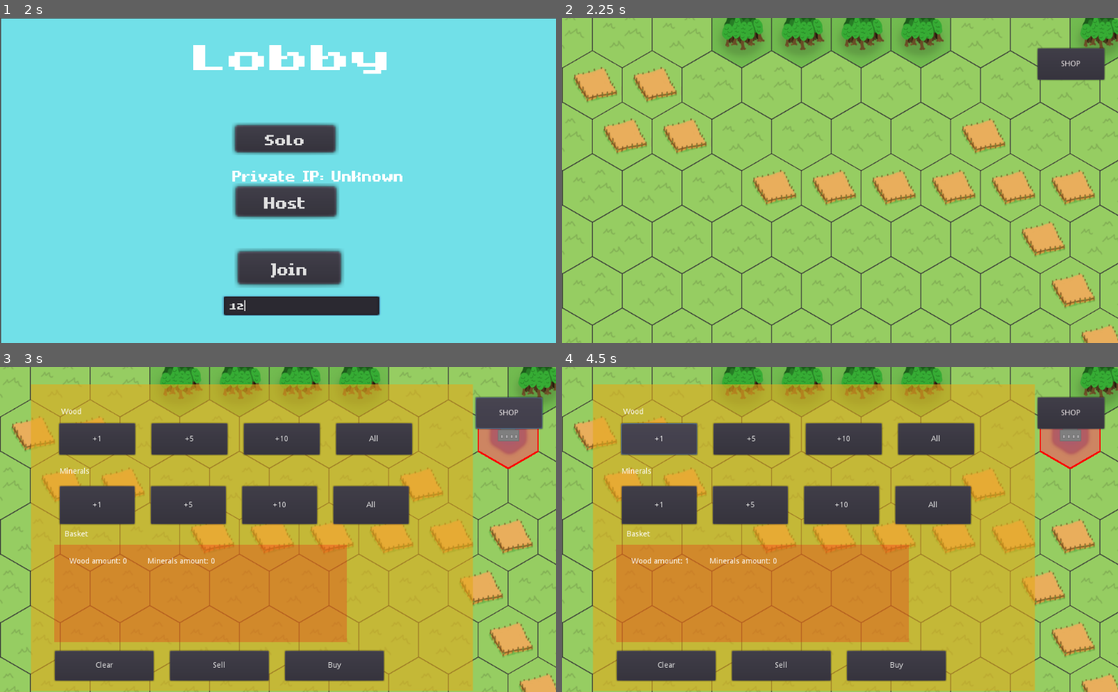
Above: before the commit, frames 1-4 (two rows, left to right).
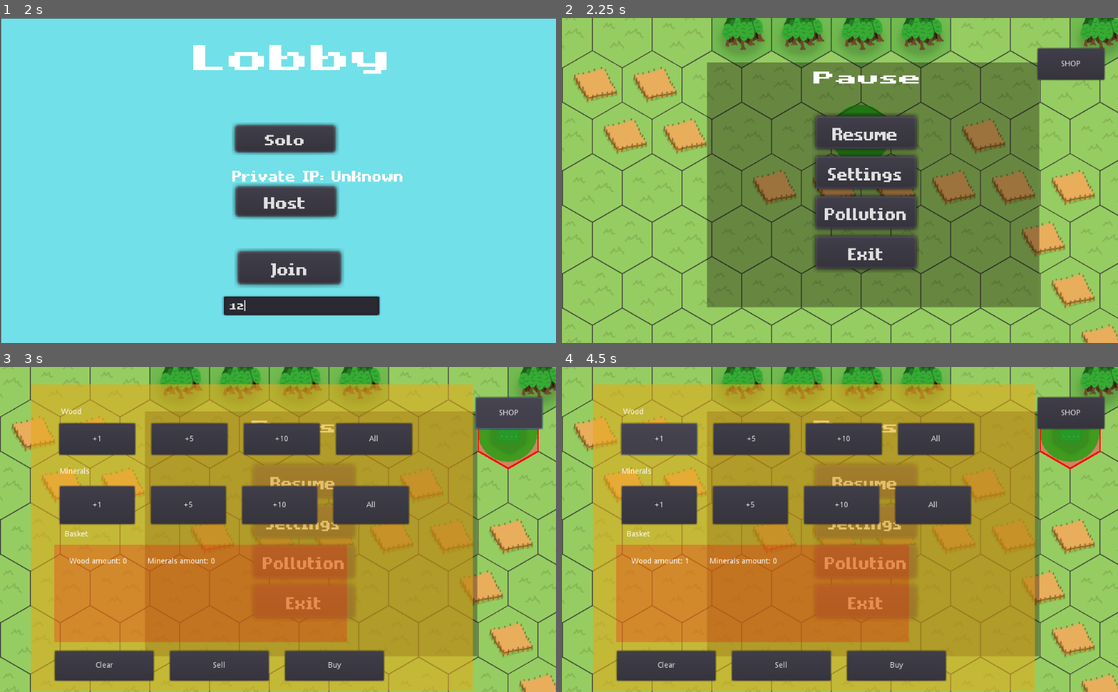
Above: after the commit, the same moments.

Repository: MichaelRRyan/green-industries
Game: Godot game, scene res://scenes/main_menu.tscn
The game is run twice, just before and just after one commit, with the same random seed, the same clock (stepped at 60 frames per second) and the same inputs.
Inputs (mouse positions are in pixels of both pictures, inside the frame that each line leads up to):
- Up to frame 1 (2 s): click "Play" at 0.5 s; click (300, 304) at 1.27 s; type "12" at 1.35 s
- Up to frame 2 (2.25 s): click "Solo" at 2 s
- Up to frame 3 (3 s): click "SHOP" at 2.75 s
- Up to frame 4 (4.5 s): click (867, 480) at 3.5 s, where only the run after the commit has a clickable "Resume"; click "+1" at 4.25 s

Frame 1 is identical in both runs. In frame 2, 45% of the frame differs, in the area x 26-86%, y 13-90%; in frame 3, 28%; in frame 4, 28%.

Commit message:
Completed Feature pylons Jira[QZ-64]
* Completed task placement display Jira[QZ-65]

* Placing pylons on available tiles

* Displaying circle to show whether or not you can place a building at a certain position or not

* Change colour of circle based on when the factory stops producing power

* Working on getting power from other pylons

* Completed task Jira[QZ-66]

* Working on linking pylons correctly

* Refactored code to have linked pylons working

* Messing around with the code

* Refactoring code for all power and powered buildings

* Removing unnesscary code

* Working on another way to do power. again

* Completed tasks

* Working on tests

* Completed task Jira[QZ-66]

Diff:
--- a/project.godot
+++ b/project.godot
@@ -182,6 +182,11 @@
 "events": [ Object(InputEventKey,"resource_local_to_scene":false,"resource_name":"","device":0,"alt":false,"shift":false,"control":false,"meta":false,"command":false,"pressed":false,"scancode":66,"physical_scancode":0,"unicode":0,"echo":false,"script":null)
  ]
 }
+select_5={
+"deadzone": 0.5,
+"events": [ Object(InputEventKey,"resource_local_to_scene":false,"resource_name":"","device":0,"alt":false,"shift":false,"control":false,"meta":false,"command":false,"pressed":false,"scancode":53,"physical_scancode":0,"unicode":0,"echo":false,"script":null)
+ ]
+}
 
 [input_devices]
 
@@ -190,6 +195,8 @@
 [layer_names]
 
 2d_physics/layer_2="power"
+2d_physics/layer_3="pylon"
+2d_physics/layer_4="power_source"
 
 [physics]
 
--- /dev/null
+++ b/scenes/buildings/power_building.tscn
@@ -0,0 +1,18 @@
+[gd_scene load_steps=3 format=2]
+
+[ext_resource path="res://scripts/buildings/power_building.gd" type="Script" id=1]
+
+[sub_resource type="CircleShape2D" id=1]
+radius = 330.0
+
+[node name="PowerBuilding" type="Area2D"]
+collision_layer = 2
+collision_mask = 2
+script = ExtResource( 1 )
+tile_radius = 3.0
+
+[node name="CollisionShape2D" type="CollisionShape2D" parent="."]
+shape = SubResource( 1 )
+
+[connection signal="area_entered" from="." to="." method="_on_PowerBuilding_area_entered"]
+[connection signal="area_exited" from="." to="." method="_on_PowerBuilding_area_exited"]
--- /dev/null
+++ b/scenes/buildings/power_plant.tscn
@@ -0,0 +1,32 @@
+[gd_scene load_steps=4 format=2]
+
+[ext_resource path="res://scenes/buildings/power_building.tscn" type="PackedScene" id=1]
+[ext_resource path="res://scripts/coal_power_plant.gd" type="Script" id=2]
+[ext_resource path="res://assets/images/powerPlant.png" type="Texture" id=3]
+
+[node name="PowerPlant" instance=ExtResource( 1 )]
+collision_layer = 2
+collision_mask = 2
+script = ExtResource( 2 )
+
+[node name="Sprite" type="Sprite" parent="." index="1"]
+texture = ExtResource( 3 )
+
+[node name="Label" type="Label" parent="." index="2"]
+margin_left = 39.0
+margin_top = 17.0
+margin_right = 73.0
+margin_bottom = 31.0
+custom_colors/font_color = Color( 0, 0, 0, 1 )
+text = "1"
+__meta__ = {
+"_edit_use_anchors_": false
+}
+
+[node name="Timer" type="Timer" parent="." index="3"]
+autostart = true
+
+[connection signal="input_event" from="." to="." method="_on_PowerPlant_input_event"]
+[connection signal="mouse_entered" from="." to="." method="_on_PowerPlant_mouse_entered"]
+[connection signal="mouse_exited" from="." to="." method="_on_PowerPlant_mouse_exited"]
+[connection signal="timeout" from="Timer" to="." method="_on_Timer_timeout"]
--- /dev/null
+++ b/scenes/buildings/pylon.tscn
@@ -0,0 +1,15 @@
+[gd_scene load_steps=4 format=2]
+
+[ext_resource path="res://scenes/buildings/power_building.tscn" type="PackedScene" id=1]
+[ext_resource path="res://scripts/pylon.gd" type="Script" id=2]
+[ext_resource path="res://assets/images/pylon.png" type="Texture" id=3]
+
+[node name="Pylon" instance=ExtResource( 1 )]
+script = ExtResource( 2 )
+tile_radius = 2.0
+
+[node name="Sprite" type="Sprite" parent="." index="1"]
+texture = ExtResource( 3 )
+
+[connection signal="mouse_entered" from="." to="." method="_on_Pylon_mouse_entered"]
+[connection signal="mouse_exited" from="." to="." method="_on_Pylon_mouse_exited"]
--- a/scenes/coal_power_plant.tscn
+++ /dev/null
@@ -1,42 +0,0 @@
-[gd_scene load_steps=5 format=2]
-
-[ext_resource path="res://scripts/coal_power_plant.gd" type="Script" id=1]
-[ext_resource path="res://assets/images/powerPlant.png" type="Texture" id=2]
-
-[sub_resource type="CircleShape2D" id=1]
-radius = 54.4518
-
-[sub_resource type="CircleShape2D" id=2]
-radius = 54.4518
-
-[node name="CoalPowerPlant" type="Area2D"]
-collision_mask = 2
-script = ExtResource( 1 )
-
-[node name="Sprite" type="Sprite" parent="."]
-texture = ExtResource( 2 )
-
-[node name="CollisionShape2D" type="CollisionShape2D" parent="."]
-shape = SubResource( 1 )
-
-[node name="Label" type="Label" parent="."]
-margin_left = 39.0
-margin_top = 17.0
-margin_right = 73.0
-margin_bottom = 31.0
-custom_colors/font_color = Color( 0, 0, 0, 1 )
-text = "1"
-__meta__ = {
-"_edit_use_anchors_": false
-}
-
-[node name="PowerRadius" type="CollisionShape2D" parent="."]
-shape = SubResource( 2 )
-
-[connection signal="area_shape_entered" from="." to="." method="_on_CoalPowerPlant_area_shape_entered"]
-[connection signal="area_shape_exited" from="." to="." method="_on_CoalPowerPlant_area_shape_exited"]
-[connection signal="body_entered" from="." to="." method="_on_CoalPowerPlant_body_entered"]
-[connection signal="body_exited" from="." to="." method="_on_CoalPowerPlant_body_exited"]
-[connection signal="input_event" from="." to="." method="_on_CoalPowerPlant_input_event"]
-[connection signal="mouse_entered" from="." to="." method="_on_CoalPowerPlant_mouse_entered"]
-[connection signal="mouse_exited" from="." to="." method="_on_CoalPowerPlant_mouse_exited"]
--- a/scenes/factory_pattern.tscn
+++ b/scenes/factory_pattern.tscn
@@ -2,11 +2,11 @@
 
 [ext_resource path="res://scripts/factory_pattern.gd" type="Script" id=1]
 [ext_resource path="res://scenes/factory.tscn" type="PackedScene" id=2]
-[ext_resource path="res://scenes/coal_power_plant.tscn" type="PackedScene" id=3]
+[ext_resource path="res://scenes/buildings/power_plant.tscn" type="PackedScene" id=3]
 
 [node name="Node" type="Node"]
 script = ExtResource( 1 )
 
-[node name="CoalPowerPlant" parent="." instance=ExtResource( 3 )]
+[node name="PowerPlant" parent="." instance=ExtResource( 3 )]
 
 [node name="Factory" parent="." instance=ExtResource( 2 )]
--- a/scenes/pause_menu.tscn
+++ b/scenes/pause_menu.tscn
@@ -28,7 +28,6 @@
 }
 
 [node name="Pause" type="Control" parent="."]
-visible = false
 margin_right = 40.0
 margin_bottom = 40.0
 __meta__ = {
--- a/scripts/Server.gd
+++ b/scripts/Server.gd
@@ -24,6 +24,7 @@
 var is_online = false # Stored as an alternative to state for quick checks.
 var current_players = 0
 
+var pylons = 0
 
 func _ready():
 	network.connect("peer_connected", self, "_peer_connected")
--- /dev/null
+++ b/scripts/buildings/power_building.gd
@@ -0,0 +1,111 @@
+extends "res://scripts/buildings/powered_building.gd"
+tool
+
+export var tile_radius : float = 0 setget set_radius, get_radius
+
+var nearby_buildings = []
+
+var power_sources_buildings = []
+var powered_buildings = []
+var power_roots = {}
+
+# ------------------------------------------------------------------------------
+func _on_PowerBuilding_area_entered(area):
+	nearby_buildings.push_back(area)
+
+	if is_powered() and not is_a_power_source(area):
+		powered_buildings.append(area)
+		area.add_to_power_sources(self)
+
+
+# ------------------------------------------------------------------------------
+func _on_PowerBuilding_area_exited(area):
+	nearby_buildings.erase(area)
+
+	if power_sources_buildings.has(area):
+		power_sources_buildings.erase(area)
+
+	elif powered_buildings.has(area):
+		powered_buildings.erase(area)
+
+
+# ------------------------------------------------------------------------------
+func add_to_power_sources(source):
+	var just_gained_power = power_roots.empty()
+
+	if not is_a_power_source(source):
+		var root = source.get_power_root()
+		if power_roots.has(root):
+			power_roots[root].append(source)
+		else:
+			power_roots[root] = [source]
+
+	if just_gained_power:
+		for building in nearby_buildings:
+			if not is_a_power_source(building):
+				powered_buildings.append(building)
+				building.add_to_power_sources(self)
+
+
+# ------------------------------------------------------------------------------
+func remove_from_power_sources(source):
+	var list = []
+	for root in power_roots.keys():
+		if power_roots[root].has(source):
+			power_roots[root].erase(source)
+			if power_roots[root].empty():
+				list.append(root)
+
+	for item in list:
+		power_roots.erase(item)
+
+	if power_roots.empty():
+		for building in powered_buildings:
+			building.remove_from_power_sources(self)
+		powered_buildings.clear()
+
+
+# ------------------------------------------------------------------------------
+func is_a_power_source(building) -> bool:
+	for root in power_roots:
+		for source in power_roots[root]:
+			if building == source or source.is_a_power_source(building):
+				return true
+
+	return false
+
+	for source in power_sources_buildings:
+		if building == source or source.is_a_power_source(building):
+			return true
+
+	return false
+
+
+func get_power_root():
+	if is_powered() and power_roots.size() == 0:
+		return self
+	elif not power_roots.empty():
+		return power_roots.keys().front()
+#	elif power_sources_buildings.size() > 0:
+#		return power_sources_buildings.front().get_power_root()
+#	return null
+
+
+# ------------------------------------------------------------------------------
+func set_radius(value : float) -> void:
+	tile_radius = value
+	if Engine.editor_hint:
+		get_node("CollisionShape2D").shape.radius = tile_radius * 110
+
+
+# ------------------------------------------------------------------------------
+func get_radius() -> float:
+	return tile_radius
+
+
+func _ready():
+	get_node("CollisionShape2D").shape.radius = tile_radius * 110
+
+
+func is_powered() -> bool:
+	return not power_roots.empty()
--- /dev/null
+++ b/scripts/buildings/powered_building.gd
@@ -0,0 +1,18 @@
+extends Area2D
+
+var power_sources = 0
+
+func _ready():
+	get_node("CollisionShape2D").shape = get_node("CollisionShape2D").shape.duplicate()
+
+
+func add_to_power_sources(_source):
+	power_sources += 1
+
+
+func remove_from_power_sources(_source):
+	power_sources -= 1
+
+
+func is_powered() -> bool:
+	return power_sources > 0
--- a/scripts/coal_power_plant.gd
+++ b/scripts/coal_power_plant.gd
@@ -1,80 +1,82 @@
-extends Area2D
+extends "res://scripts/buildings/power_building.gd"
 
 onready var colour = Color(255.0 / 255,165.0 / 255,0,125.0 / 255)
 onready var centre: Vector2 = Vector2(0,0)
-var num_tiles = 3
-var radius = 110 * num_tiles
 onready var display_energy_circle = false
-onready var powerRadius = $PowerRadius
-onready var list_of_powered_objects = []
 onready var fuel_amount_display = $Label
 onready var max_fuel_amount = 20
 onready var current_fuel_amount = max_fuel_amount
 const fuel_increase_amount = 10
-onready var collision_shape = $CollisionShape2D
-onready var _timer = null
+
+
 
 func _ready():
-	_timer = Timer.new()
-	add_child(_timer)
-	_timer.connect("timeout", self, "_on_Timer_timeout")
-	_timer.set_wait_time(1.0)
-	_timer.set_one_shot(false)
-	_timer.start()
-	powerRadius.shape.radius = radius
 	fuel_amount_display.text = str(current_fuel_amount)
+
+
+func set_current_fuel_amount(amount : int) -> void:
+	current_fuel_amount = amount if amount > 0 else current_fuel_amount
+
 
 func _on_Timer_timeout():
 	if current_fuel_amount > 0:
 		current_fuel_amount -= 1
 		fuel_amount_display.text = str(current_fuel_amount)
 		if current_fuel_amount == 0:
-			for item in list_of_powered_objects:
-				item.decrease_amount_of_power_plants()
+			for building in powered_buildings:
+				building.remove_from_power_sources(self)
+			powered_buildings.clear()
 
-func init(number_of_tiles: int):
-	num_tiles = number_of_tiles
-	radius = 110 * num_tiles
+func add_to_power_source():
+	pass
+
+
+func remove_from_power_source():
+	pass
+
+func is_powered() -> bool:
+	return current_fuel_amount > 0
+
 
 func _process(_delta):
 	update()
 
+
 func _draw():
 	if display_energy_circle and current_fuel_amount > 0:
-		draw_circle(centre, radius, colour)
+		draw_circle(centre, tile_radius * 110, colour)
 
-func _on_CoalPowerPlant_mouse_entered():
-	display_energy_circle = true
-	z_index += 1
 
-func _on_CoalPowerPlant_mouse_exited():
-	display_energy_circle = false
-	z_index -= 1
-
-func _on_CoalPowerPlant_area_shape_entered(_area_rid, area, _area_shape_index, _local_shape_index):
-	area.increase_amount_of_power_plants()
-	list_of_powered_objects.push_back(area)
-
-func _on_CoalPowerPlant_area_shape_exited(_area_rid, area, _area_shape_index, _local_shape_index):
-	area.decrease_amount_of_power_plants()
-	list_of_powered_objects.erase(area)
 
 remote func increase_fuel(is_caller: bool) -> void:
 	if Network.is_online and is_caller:
 		rpc("increase_fuel", false)
 	if current_fuel_amount < max_fuel_amount:
-				if current_fuel_amount == 0:
-					for item in list_of_powered_objects:
-						item.increase_amount_of_power_plants()
-				current_fuel_amount += fuel_increase_amount
-				current_fuel_amount = clamp(current_fuel_amount, 0, max_fuel_amount)
-				fuel_amount_display.text = str(current_fuel_amount)
+		if current_fuel_amount == 0:
+			for building in nearby_buildings:
+				powered_buildings.append(building)
+				building.add_to_power_sources(self)
 
-func _on_CoalPowerPlant_input_event(_viewport, event, shape_idx):
+		current_fuel_amount += fuel_increase_amount
+		current_fuel_amount = clamp(current_fuel_amount, 0, max_fuel_amount)
+		fuel_amount_display.text = str(current_fuel_amount)
+
+
+func _on_PowerPlant_input_event(_viewport, event, shape_idx):
 	if event.is_action_pressed("upgrade_factory") and shape_idx == 0:
-		var collision_radius = collision_shape.shape.radius + 2
+		var collision_radius = $CollisionShape2D.shape.radius + 2
 		var mouse_position = get_global_mouse_position()
 		if (mouse_position.x - position.x) * (mouse_position.x - position.x) + \
 		(mouse_position.y - position.y) * (mouse_position.y - position.y) \
 		< collision_radius * collision_radius:
 			increase_fuel(true)
+
+
+func _on_PowerPlant_mouse_entered():
+	display_energy_circle = true
+	z_index += 1
+
+
+func _on_PowerPlant_mouse_exited():
+	display_energy_circle = false
+	z_index -= 1
--- a/scripts/factory.gd
+++ b/scripts/factory.gd
@@ -1,4 +1,4 @@
-extends Area2D
+extends "res://scripts/buildings/powered_building.gd"
 
 var current_level = 1
 var max_level = 10
@@ -23,12 +23,14 @@
 	timer.queue_free()
 
 func increase_amount_of_power_plants():
-	print("Increase number of plants for: " + str(get_rid()))
+	print("Increase number of plants for factory: " + str(get_rid()))
 	number_of_power_plants += 1
 
 func decrease_amount_of_power_plants():
-	number_of_power_plants -= 1
+	if number_of_power_plants > 0:
+		number_of_power_plants -= 1
 	print("Decrease number of plants for: " + str(get_rid()))
+	print(str(number_of_power_plants) + " number of power plants left for factory")
 
 func has_power() -> bool:
 	return number_of_power_plants > 0
@@ -56,7 +58,7 @@
 	sprite.set_modulate(mouse_over)
 	sprite.set_scale(Vector2(1.25,1.25))
 	z_index += 1
-	has_power_text.text = "powered" if has_power() else "unpowered"
+	has_power_text.text = "powered" if is_powered() else "unpowered"
 	has_power_text.visible = true
 
 
--- a/scripts/factory_pattern.gd
+++ b/scripts/factory_pattern.gd
@@ -6,7 +6,7 @@
 	if resources < coal_plant_cost:
 		return null
 	var power_plant = get_child(0).duplicate()
-	power_plant.init(tile_reach)
+	#power_plant.init(tile_reach)
 	return power_plant
 
 func resources_required_coal_power_plant() -> int:
--- /dev/null
+++ b/scripts/pylon.gd
@@ -0,0 +1,37 @@
+extends "res://scripts/buildings/power_building.gd"
+
+const BLUE : Color = Color(0,0,1,0.4)
+const RED : Color = Color(1,0,0,0.4)
+const GREEN : Color = Color(0,1,0,0.4)
+onready var colour = RED
+onready var centre: Vector2 = Vector2(0,0)
+onready var display_energy_circle = false
+
+
+func _process(delta):
+	update()
+	if is_powered():
+		colour = GREEN
+	elif power_sources_buildings.size() > 0:
+		colour = BLUE
+	else:
+		colour = RED
+
+
+func _draw():
+	if display_energy_circle:
+		draw_circle(centre, get_radius() * 110, colour)
+
+
+func _on_Pylon_mouse_entered():
+	display_energy_circle = true
+
+
+func _on_Pylon_mouse_exited():
+	display_energy_circle = false
+
+func _ready():
+	#name = str(Network.pylons)
+	add_to_group("pylons")
+	Network.pylons += 1
+	print(Network.pylons)
--- a/scripts/tile_types.gd
+++ b/scripts/tile_types.gd
@@ -13,5 +13,5 @@
 	MINE = 8,
 	POWER_PLANT = 9,
 	DEAD_FOREST = 10,
-
+	PYLON = 11,
 }
--- a/scripts/tools/build_tool.gd
+++ b/scripts/tools/build_tool.gd
@@ -7,12 +7,19 @@
 var _terrain = null
 var _world = null
 var _buy_tool = null
+const CAN_PLACE_COLOUR : Color = Color(0 / 255,165.0 / 255,0,175.0 / 255)
+const CANNOT_PLACE_COLOUR : Color = Color(165.0 / 255,0 / 255,0,175.0 / 255)
+onready var colour = CAN_PLACE_COLOUR
+onready var centre: Vector2 = Vector2(0,0)
+var num_tiles = 0.5
+var radius = 110 * num_tiles
 
 onready var BuildingScenes = {
 	Tile.Type.LUMBERJACK: preload("res://scenes/buildings/lumberjack.tscn"),
 	Tile.Type.MINE: preload("res://scenes/buildings/mine.tscn"),
 	Tile.Type.FACTORY: preload("res://scenes/factory.tscn"),
-	Tile.Type.POWER_PLANT: preload("res://scenes/coal_power_plant.tscn"),
+	Tile.Type.POWER_PLANT: preload("res://scenes/buildings/power_plant.tscn"),
+	Tile.Type.PYLON: preload("res://scenes/buildings/pylon.tscn"),
 }
 
 
@@ -104,6 +111,8 @@
 	if event.is_action_pressed("select_4"):
 		building_type = Tile.Type.POWER_PLANT
 
+	if event.is_action_pressed("select_5"):
+		building_type = Tile.Type.PYLON
 
 # ------------------------------------------------------------------------------
 func buy_tile_and_place_building(tile_pos : Vector2) ->bool:
@@ -112,3 +121,29 @@
 			place_building(tile_pos)
 			return true
 	return false
+
+
+func _process(delta):
+	_place_circle_position()
+	set_colour()
+	update()
+
+
+func _draw():
+	draw_circle(centre, radius, colour)
+
+
+func _place_circle_position() -> void:
+	var mouse_pos = get_global_mouse_position()
+	var mouse_tile : Vector2 = _terrain.get_tile_from_global_position(mouse_pos)
+	var position : Vector2 = _terrain.get_global_position_from_tile(mouse_tile)
+	centre = position + Vector2(55, 60)
+
+
+func set_colour() -> void:
+	var mouse_pos = get_global_mouse_position()
+	var mouse_tile : Vector2 = _terrain.get_tile_from_global_position(mouse_pos)
+	if _terrain.is_tile_empty(mouse_tile):
+		colour = CAN_PLACE_COLOUR
+	else:
+		colour = CANNOT_PLACE_COLOUR
--- /dev/null
+++ b/tests/test_power.gd
@@ -0,0 +1,181 @@
+extends "res://addons/gut/test.gd"
+
+# Name constants.
+const TERRAIN_NAME : String = "Terrain"
+const BUILD_TOOL_NAME : String = "BuildTool"
+const PYLON_NAME : String = "Pylon"
+const POWER_PLANT_NAME : String = "PowerPlant"
+const FACTORY_NAME : String = "Factory"
+
+# The cell in the tile map where the test will take place.
+const TEST_CELL = Vector2(0, 0)
+const POSIBLE_CELLS = [Vector2(0,5), Vector2(10,10), Vector2(0,6),  Vector2(6,4), Vector2(0, 7), Vector2(0,1)]
+
+var GameplayScene = preload("res://scenes/gameplay.tscn")
+
+var _gameplay = null
+var _terrain = null
+var _build_tool = null
+
+
+# ------------------------------------------------------------------------------
+func before_all() -> void:
+	# Checks the gameplay scene isn't null and then adds it as a child.
+	assert_not_null(GameplayScene)
+	_gameplay = GameplayScene.instance()
+	add_child(_gameplay)
+
+	# Finds a child node with the terrain name and ensures it's not null.
+	_terrain = find_node(TERRAIN_NAME, true, false)
+	assert_not_null(_terrain)
+
+	# Finds a child node with the build tool name and ensures it's not null.
+	_build_tool = find_node(BUILD_TOOL_NAME, true, false)
+	assert_not_null(_build_tool)
+
+
+# ------------------------------------------------------------------------------
+func after_all():
+	_gameplay.free()
+
+
+# ------------------------------------------------------------------------------
+func before_each() -> void:
+	# Sets the tile type to empty so we can place a building.
+	_terrain.set_cellv(TEST_CELL, Tile.Type.GRASS)
+	for cell in POSIBLE_CELLS:
+		_terrain.set_cellv(cell, Tile.Type.GRASS)
+
+
+# ------------------------------------------------------------------------------
+func test_become_powered_by_power_plant_in_range() -> void:
+	_build_tool.set_building_type(Tile.Type.POWER_PLANT)
+	_build_tool.place_building(TEST_CELL)
+	assert_eq(Tile.Type.POWER_PLANT, _terrain.get_cellv(TEST_CELL))
+	_build_tool.set_building_type(Tile.Type.PYLON)
+	_build_tool.place_building(POSIBLE_CELLS[0])
+	assert_eq(Tile.Type.PYLON, _terrain.get_cellv(POSIBLE_CELLS[0]))
+	yield(yield_for(0.15), YIELD)
+	var pylon = find_node(PYLON_NAME, true, false)
+	var power_plant = find_node(POWER_PLANT_NAME, true, false)
+	assert_true(pylon.is_powered())
+	assert_true(power_plant.is_powered())
+	pylon.queue_free()
+	power_plant.queue_free()
+
+func test_factory_powered_inside_range_of_pylon() -> void:
+	_build_tool.set_building_type(Tile.Type.POWER_PLANT)
+	_build_tool.place_building(TEST_CELL)
+	assert_eq(Tile.Type.POWER_PLANT, _terrain.get_cellv(TEST_CELL))
+	_build_tool.set_building_type(Tile.Type.FACTORY)
+	_build_tool.place_building(POSIBLE_CELLS[4])
+	assert_eq(Tile.Type.FACTORY, _terrain.get_cellv(POSIBLE_CELLS[4]))
+	_build_tool.set_building_type(Tile.Type.PYLON)
+	_build_tool.place_building(POSIBLE_CELLS[0])
+	assert_eq(Tile.Type.PYLON, _terrain.get_cellv(POSIBLE_CELLS[0]))
+	yield(yield_for(0.15), YIELD)
+	var factory = find_node(FACTORY_NAME, true, false)
+	var power_plant = find_node(POWER_PLANT_NAME, true, false)
+	var pylon = find_node(PYLON_NAME, true, false)
+	assert_true(factory.is_powered())
+	assert_true(pylon.is_powered())
+	assert_true(power_plant.is_powered())
+	pylon.queue_free()
+	power_plant.queue_free()
+	factory.queue_free()
+
+func test_remain_unpowered_outside_range() -> void:
+	_build_tool.set_building_type(Tile.Type.POWER_PLANT)
+	_build_tool.place_building(TEST_CELL)
+	assert_eq(Tile.Type.POWER_PLANT, _terrain.get_cellv(TEST_CELL))
+	_build_tool.set_building_type(Tile.Type.PYLON)
+	_build_tool.place_building(POSIBLE_CELLS[1])
+	assert_eq(Tile.Type.PYLON, _terrain.get_cellv(POSIBLE_CELLS[1]))
+	yield(yield_for(0.15), YIELD)
+	var pylon = find_node(PYLON_NAME, true, false)
+	var power_plant = find_node(POWER_PLANT_NAME, true, false)
+	assert_false(pylon.is_powered())
+	assert_true(power_plant.is_powered())
+	pylon.queue_free()
+	power_plant.queue_free()
+
+func test_factory_unpowered_outside_range() -> void:
+	_build_tool.set_building_type(Tile.Type.POWER_PLANT)
+	_build_tool.place_building(TEST_CELL)
+	assert_eq(Tile.Type.POWER_PLANT, _terrain.get_cellv(TEST_CELL))
+	_build_tool.set_building_type(Tile.Type.FACTORY)
+	_build_tool.place_building(POSIBLE_CELLS[1])
+	assert_eq(Tile.Type.FACTORY, _terrain.get_cellv(POSIBLE_CELLS[1]))
+	yield(yield_for(0.15), YIELD)
+	var factory = find_node(FACTORY_NAME, true, false)
+	var power_plant = find_node(POWER_PLANT_NAME, true, false)
+	assert_false(factory.is_powered())
+	assert_true(power_plant.is_powered())
+	factory.queue_free()
+	power_plant.queue_free()
+
+func test_factory_powered_inside_range() -> void:
+	_build_tool.set_building_type(Tile.Type.POWER_PLANT)
+	_build_tool.place_building(TEST_CELL)
+	assert_eq(Tile.Type.POWER_PLANT, _terrain.get_cellv(TEST_CELL))
+	_build_tool.set_building_type(Tile.Type.FACTORY)
+	_build_tool.place_building(POSIBLE_CELLS[5])
+	assert_eq(Tile.Type.FACTORY, _terrain.get_cellv(POSIBLE_CELLS[5]))
+	yield(yield_for(0.15), YIELD)
+	var factory = find_node(FACTORY_NAME, true, false)
+	var power_plant = find_node(POWER_PLANT_NAME, true, false)
+	assert_true(factory.is_powered())
+	assert_true(power_plant.is_powered())
+	power_plant.queue_free()
+	factory.queue_free()
+
+func test_pylon_can_power_other_pylon() -> void:
+	_build_tool.set_building_type(Tile.Type.POWER_PLANT)
+	_build_tool.place_building(TEST_CELL)
+	assert_eq(Tile.Type.POWER_PLANT, _terrain.get_cellv(TEST_CELL))
+	_build_tool.set_building_type(Tile.Type.PYLON)
+	_build_tool.place_building(POSIBLE_CELLS[0])
+	_build_tool.place_building(POSIBLE_CELLS[4])
+	assert_eq(Tile.Type.PYLON, _terrain.get_cellv(POSIBLE_CELLS[0]))
+	assert_eq(Tile.Type.PYLON, _terrain.get_cellv(POSIBLE_CELLS[4]))
+	yield(yield_for(0.15), YIELD)
+	var pylon = find_node(PYLON_NAME, true, false)
+	var power_plant = find_node(POWER_PLANT_NAME, true, false)
+	var pylons = get_tree().get_nodes_in_group("pylons")
+	assert_true(pylon.is_powered())
+	assert_true(power_plant.is_powered())
+	for py in pylons:
+		assert_true(py.is_powered())
+	pylon.queue_free()
+	power_plant.queue_free()
+	for py in pylons:
+		py.queue_free()
+
+
+func test_pylons_run_out_of_power() -> void:
+	_build_tool.set_building_type(Tile.Type.POWER_PLANT)
+	_build_tool.place_building(TEST_CELL)
+	assert_eq(Tile.Type.POWER_PLANT, _terrain.get_cellv(TEST_CELL))
+	_build_tool.set_building_type(Tile.Type.PYLON)
+	_build_tool.place_building(POSIBLE_CELLS[0])
+	_build_tool.place_building(POSIBLE_CELLS[4])
+	assert_eq(Tile.Type.PYLON, _terrain.get_cellv(POSIBLE_CELLS[0]))
+	assert_eq(Tile.Type.PYLON, _terrain.get_cellv(POSIBLE_CELLS[4]))
+	yield(yield_for(0.15), YIELD)
+	var pylon = find_node(PYLON_NAME, true, false)
+	var power_plant = find_node(POWER_PLANT_NAME, true, false)
+	var pylons = get_tree().get_nodes_in_group("pylons")
+	assert_true(pylon.is_powered())
+	assert_true(power_plant.is_powered())
+	for py in pylons:
+		assert_true(py.is_powered())
+	power_plant.set_current_fuel_amount(1)
+	yield(yield_for(1.15), YIELD)
+	assert_false(pylon.is_powered())
+	assert_false(power_plant.is_powered())
+	for py in pylons:
+		assert_false(py.is_powered())
+	pylon.queue_free()
+	power_plant.queue_free()
+	for py in pylons:
+		py.queue_free()
Binary file added: assets/images/pylon.png
Not shown, added: assets/images/pylon.png.import
